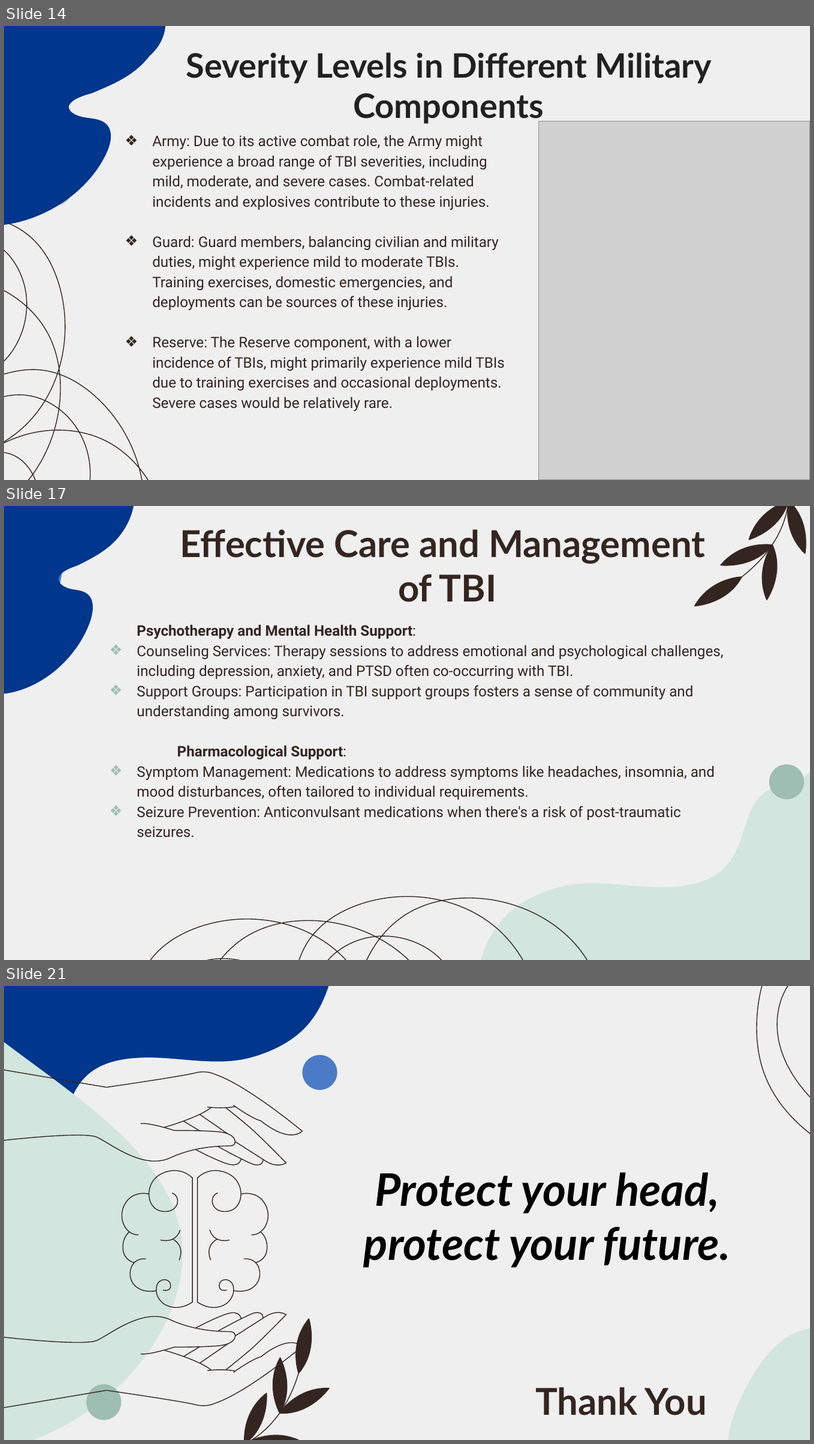
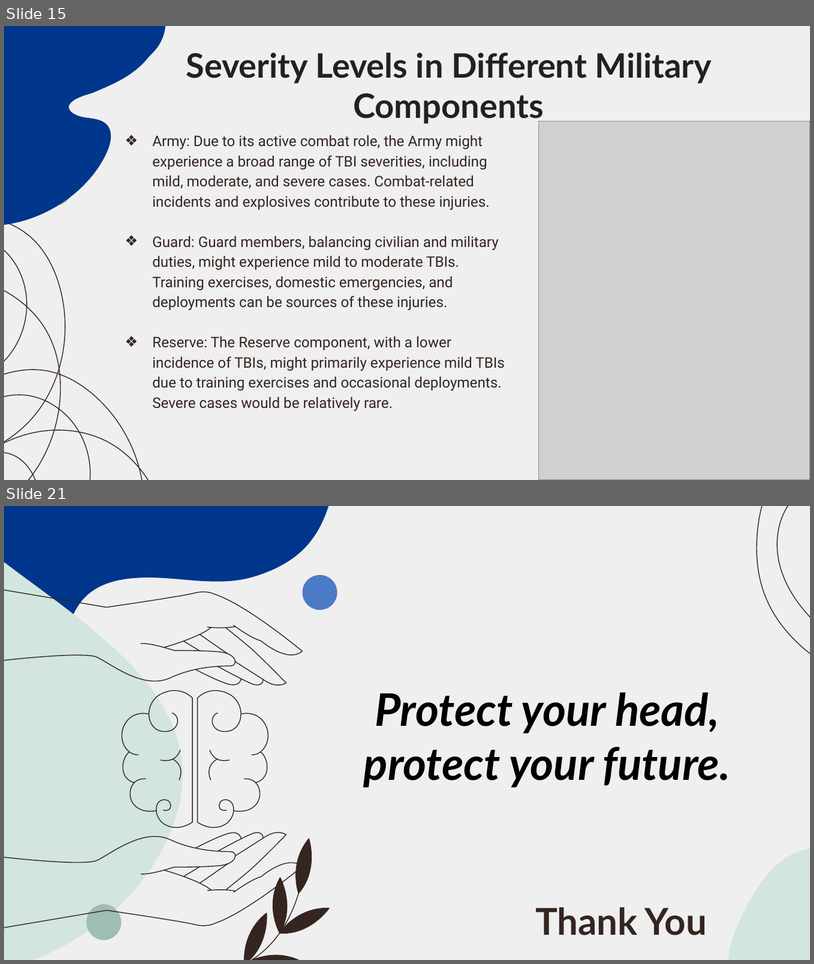
Before and after one commit to Chebet-Mercy/TBI-Traumatic-Brain-Injury, a slide deck: Traumatic Brain Injury.pptx. Shown one above the other, each under a label of ours: slides 14, 17 and 21 before the commit, slides 15 and 21 after it; the slides between them are not shown. The pictures are 814x1444 and 814x964 pixels, drawn with LibreOffice and Linux fonts; fonts in the diff are those of the drawing; grey boxes stand for pictures. Boxes give left, top, right and bottom in pixels: in the first picture for what was removed or moved away, otherwise in the second. Text is boxed around its words. In the diff, an @@ line names an element or a change of style, - is before the commit and + after.

```diff
--- a/Traumatic Brain Injury.pptx
+++ b/Traumatic Brain Injury.pptx
@@ slide 17 removed at (4, 506, 810, 960), background #EFEFEF @@
@@ freeform shape removed at (4, 506, 123, 665) @@
@@ freeform shape removed at (4, 506, 135, 694) @@
@@ group removed at (692, 506, 810, 606): 6 freeform shapes @@
@@ title removed at (180, 529, 705, 602) @@
-Effective Care and Management of TBI
@@ text removed at (137, 624, 724, 837) @@
-Psychotherapy and Mental Health Support:
-❖ Counseling Services: Therapy sessions to address emotional and psychological challenges, including depression, anxiety, and PTSD often co-occurring with TBI.
-❖ Support Groups: Participation in TBI support groups fosters a sense of community and understanding among survivors.
-Pharmacological Support:
-❖ Symptom Management: Medications to address symptoms like headaches, insomnia, and mood disturbances, often tailored to individual requirements.
-❖ Seizure Prevention: Anticonvulsant medications when there's a risk of post-traumatic seizures.
@@ ellipse removed at (18, 643, 53, 678) @@
@@ freeform shape removed at (747, 766, 810, 960) @@
@@ ellipse removed at (769, 764, 804, 799) @@
@@ freeform shape removed at (480, 781, 810, 960) @@
@@ freeform shape removed at (290, 890, 636, 960) @@
@@ freeform shape removed at (130, 912, 476, 960) @@
@@ what was slide 14 is now slide 15 @@
```
Also in this commit, not shown: 6 slides changed, 4 slides added, 3 other slides removed.
